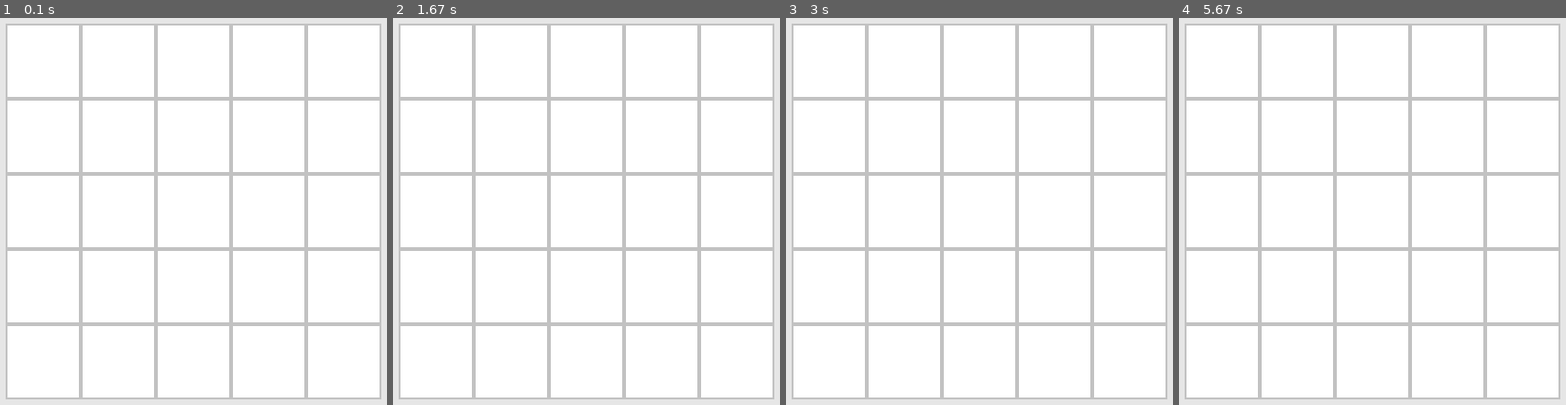
Above: before the commit, frames 1-4 (left to right).
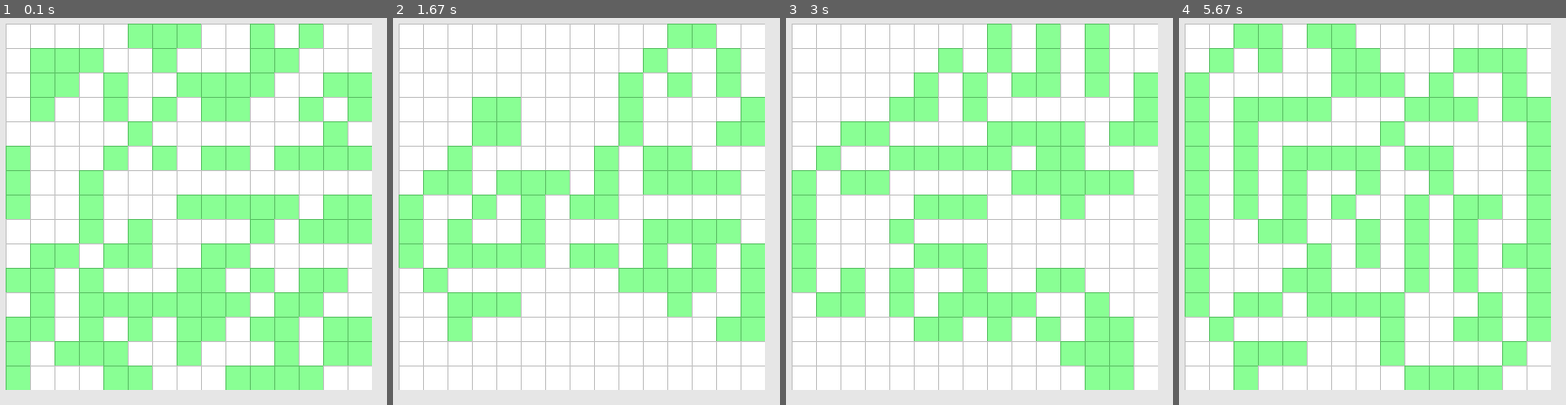
Above: after the commit, the same moments.

Repository: jeffreyruoss/Python-Pygame-Conway-s
Game: pygame game, started from game.py
The game is run twice, just before and just after one commit, with the same random seed, the same clock (stepped at 60 frames per second) and the same inputs. The source is Python 2; it was converted automatically to run under Python 3.
Inputs (mouse positions are in pixels of both pictures, inside the frame that each line leads up to):
- Up to frame 1 (0.1 s): no input
- Up to frame 2 (1.67 s): tap Space at 0.33 s
- Up to frame 3 (3 s): no input
- Up to frame 4 (5.67 s): press the mouse at (1318, 60) at 5.2 s; move the mouse to (1426, 76) at 5.3 s; release the mouse at (1531, 91) at 5.43 s; press the mouse at (1465, 60) at 5.53 s; move the mouse to (1476, 172) at 5.63 s

The runs differ from the first frame. In frame 1, 53% of the frame differs, in the area x 1-99%, y 1-99%; in frame 2, 39%; in frame 3, 43%; in frame 4, 51%.

Commit message:
Add:  - Random cell start image  - Simulation speed control and constant  - Evolution cycle

Diff:
--- a/cells.py
+++ b/cells.py
@@ -1,4 +1,5 @@
 import pygame
+from random import randint
 from constants import *
 
 class AllCells(object):
@@ -30,16 +31,24 @@
 		AllCells.ID += 1
 		self.x = x
 		self.y = y
-		self.image = Constants.CELL_DEAD
+		self.rand_start_image()
 		self.rect = pygame.rect.Rect((self.x, self.y), Constants.CELL_SIZE)
-		self.num_neighbors = 0
+		self.num_live_neighbors = 0
+		self.counter = 0
 		pygame.sprite.Sprite.__init__(self, game.allsprites)
 		AllCells.cell_list.append(self)
 
 	def update(self, game):
 		self.click_activate_deactivate(game)
 		if game.simulation_running == True:
-			self.count_live_neighbors(game)
+			self.counter_timer(game) # this times and runs count_live_neighbors and evolution_cycle
+
+	def rand_start_image(self):
+		int = randint(1,2)
+		if int == 1:
+			self.image = Constants.CELL_DEAD
+		else:
+			self.image = Constants.CELL_ALIVE
 
 	def click_activate_deactivate(self, game):
 		if self.rect.collidepoint(pygame.mouse.get_pos()) and game.mouse_button_up == True:
@@ -49,35 +58,50 @@
 				self.image = Constants.CELL_DEAD
 			game.mouse_button_up = False
 
+	def count_live_neighbors(self, game):
+		self.num_live_neighbors = 0
+		for cell in AllCells.cell_list:
+			if cell.ID != self.ID and cell.image == Constants.CELL_ALIVE: #if cell is not the same and is alive
+				if self.rect.top == cell.rect.bottom and self.rect.left == cell.rect.right:
+					# print 'cell ', self.ID, 'has a neighbor to the top-left'
+					self.num_live_neighbors += 1
+				if self.rect.top == cell.rect.bottom and self.rect.left == cell.rect.left:
+					# print 'cell ', self.ID, 'has a neighbor to the top'
+					self.num_live_neighbors += 1
+				if self.rect.top == cell.rect.bottom and self.rect.right == cell.rect.left:
+					# print 'cell ', self.ID, 'has a neighbor to the top-right'
+					self.num_live_neighbors += 1
+				if self.rect.right == cell.rect.left and self.rect.top == cell.rect.top:
+					# print 'cell ', self.ID, 'has a neighbor to the right'
+					self.num_live_neighbors += 1
+				if self.rect.right == cell.rect.left and self.rect.bottom == cell.rect.top:
+					# print 'cell ', self.ID, 'has a neighbor to the bottom-right'
+					self.num_live_neighbors += 1
+				if self.rect.bottom == cell.rect.top and self.rect.right == cell.rect.right:
+					# print 'cell ', self.ID, 'has a neighbor to the bottom'
+					self.num_live_neighbors += 1
+				if self.rect.bottom == cell.rect.top and self.rect.left == cell.rect.right:
+					# print 'cell ', self.ID, 'has a neighbor to the bottom-left'
+					self.num_live_neighbors += 1
+				if self.rect.left == cell.rect.right and self.rect.top == cell.rect.top:
+					# print 'cell ', self.ID, 'has a neighbor to the left'
+					self.num_live_neighbors += 1
+		# print self.ID, 'has', self.num_live_neighbors, 'neighbors'
 
-	def count_live_neighbors(self, game):
-		if self.test == True:
-			self.num_neighbors = 0
-			for cell in AllCells.cell_list:
-				if cell.ID != self.ID and cell.image == Constants.CELL_ALIVE and self.image == Constants.CELL_ALIVE: #if cell is not the same and is alive
-					if self.rect.top == cell.rect.bottom and self.rect.left == cell.rect.right:
-						print 'cell ', self.ID, 'has a neighbor to the top-left'
-						self.num_neighbors += 1
-					if self.rect.top == cell.rect.bottom and self.rect.left == cell.rect.left:
-						print 'cell ', self.ID, 'has a neighbor to the top'
-						self.num_neighbors += 1
-					if self.rect.top == cell.rect.bottom and self.rect.right == cell.rect.left:
-						print 'cell ', self.ID, 'has a neighbor to the top-right'
-						self.num_neighbors += 1
-					if self.rect.right == cell.rect.left and self.rect.top == cell.rect.top:
-						print 'cell ', self.ID, 'has a neighbor to the right'
-						self.num_neighbors += 1
-					if self.rect.right == cell.rect.left and self.rect.bottom == cell.rect.top:
-						print 'cell ', self.ID, 'has a neighbor to the bottom-right'
-						self.num_neighbors += 1
-					if self.rect.bottom == cell.rect.top and self.rect.right == cell.rect.right:
-						print 'cell ', self.ID, 'has a neighbor to the bottom'
-						self.num_neighbors += 1
-					if self.rect.bottom == cell.rect.top and self.rect.left == cell.rect.right:
-						print 'cell ', self.ID, 'has a neighbor to the bottom-left'
-						self.num_neighbors += 1
-					if self.rect.left == cell.rect.right and self.rect.top == cell.rect.top:
-						print 'cell ', self.ID, 'has a neighbor to the left'
-						self.num_neighbors += 1
-			print self.ID, 'has', self.num_neighbors, 'neighbors'
-			self.test = False
+	def counter_timer(self, game):
+		if self.counter >= Constants.SIMULATION_SPEED:
+			self.count_live_neighbors(game)
+			self.counter = 0
+			self.evolution_cycle()
+		else:
+			self.counter += 1
+
+	def evolution_cycle(self):
+		if self.image == Constants.CELL_ALIVE:
+			if self.num_live_neighbors < 2:
+				self.image = Constants.CELL_DEAD
+			elif self.num_live_neighbors > 3:
+				self.image = Constants.CELL_DEAD
+		if self.image == Constants.CELL_DEAD:
+			if self.num_live_neighbors == 3:
+				self.image = Constants.CELL_ALIVE
--- a/constants.py
+++ b/constants.py
@@ -5,8 +5,9 @@
 	INFO_UI_HEIGHT = 100
 	MARGIN = 50
 	SCREEN_SIZE = [LIVE_AREA_SIZE[0] + MARGIN, LIVE_AREA_SIZE[1] + INFO_UI_HEIGHT + MARGIN]
-	ROWS = 5
-	COLS = 5
+	ROWS = 15
+	COLS = 15
+	SIMULATION_SPEED = 1 # 30 == 1 second
 	CELL_WIDTH = LIVE_AREA_SIZE[0] / COLS
 	CELL_HEIGHT = LIVE_AREA_SIZE[1] / ROWS
 	CELL_SIZE = [CELL_WIDTH, CELL_HEIGHT]
